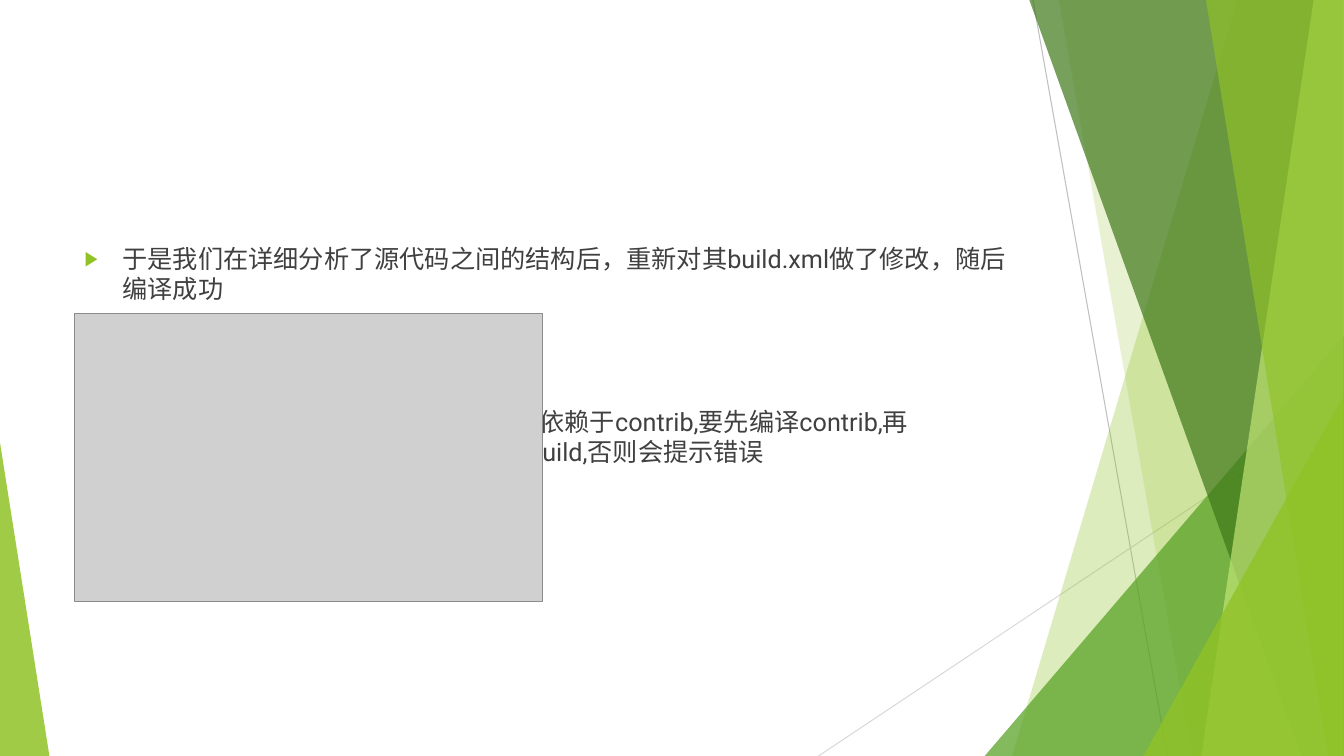
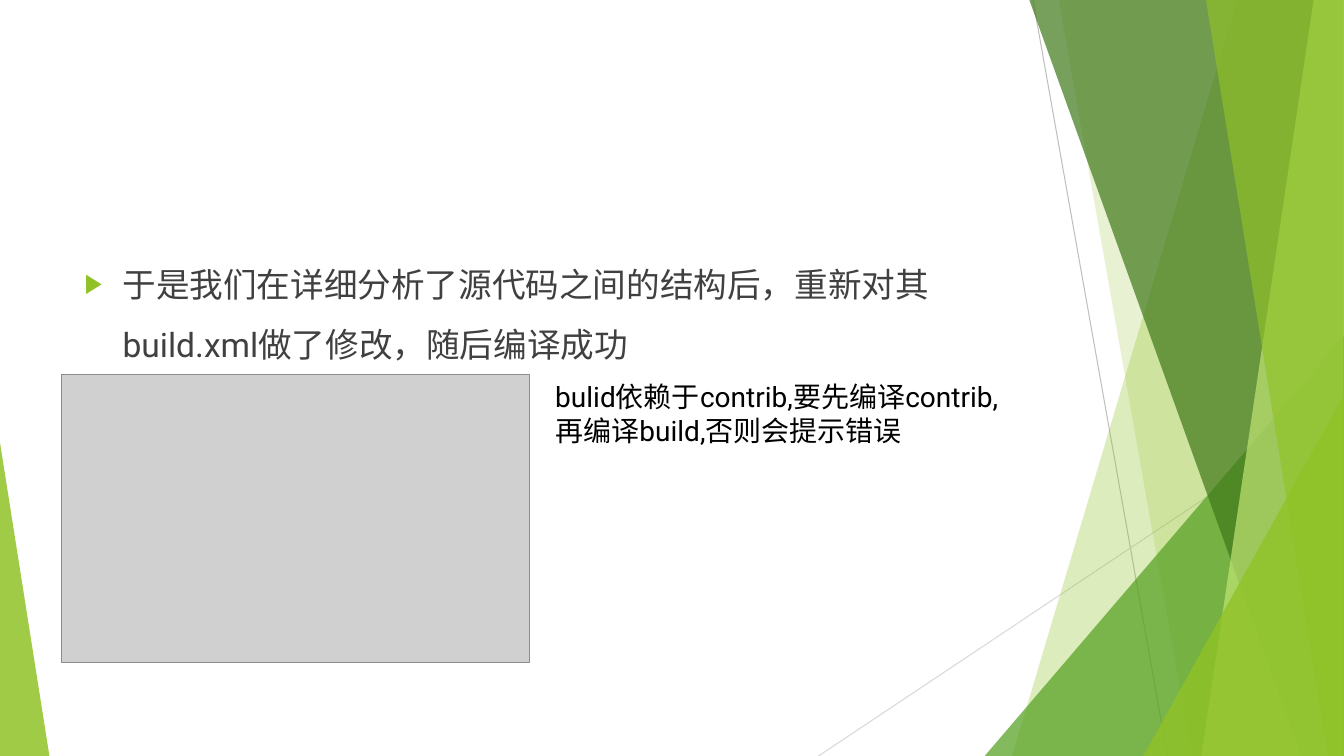
Before and after one commit to bhsei/16TeamD, a slide deck: slide 6 of 项目展示PPT/展示与改进.pptx. Drawn at 1344x756 pixels with LibreOffice and Linux fonts; fonts in the diff are those of the drawing; grey boxes stand for pictures. Boxes give left, top, right and bottom in pixels: in the first picture for what was removed or moved away, otherwise in the second. Text is boxed around its words. In the diff, an @@ line names an element or a change of style, - is before the commit and + after.

Commit message:
项目展示PPT的排版改进
2016-05-06 修改展示PPT排版

```diff
--- a/项目展示PPT/展示与改进.pptx
+++ b/项目展示PPT/展示与改进.pptx
@@ background #CCE8CF to #FFFFFF @@
@@ text "于是我们在详细分析了源代码之间的结构后，重新对其build.xml做了修改，随后编译成功" at (123,268,929,361): size 18 to 24 pt, text colour #656565 to #404040; line spacing 1 to 1.5 @@
@@ picture: place and size @@
-picture at (75,314,542,602)
+picture at (62,375,529,663)
@@ text added at (555,383,998,445), 20 pt, text #000000 @@
+bulid依赖于contrib,要先编译contrib,再编译build,否则会提示错误
@@ text at (478,408,908,467): paragraph removed @@
-▶ bulid依赖于contrib,要先编译contrib,再 编译 编译build,否则会提示错误
@@ line (1344, 406) - (819, 756): stroke #9FD4A5 0.75 pt to #D9D9D9 0.75 pt @@
```
Also in this commit, not shown: 7 other slides changed, 1 slide added.
